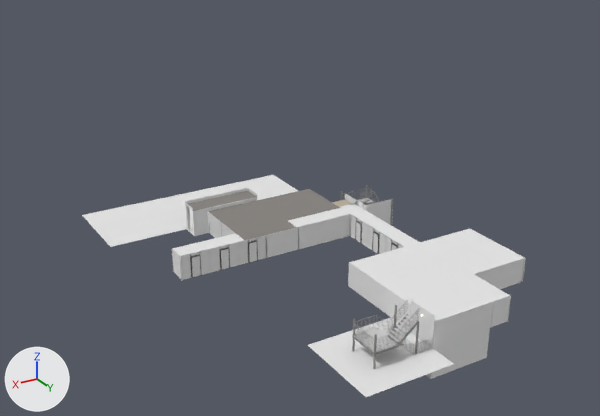
What one commit did to the glTF model build/floor_1.glb.
One viewpoint serves both versions: a camera (50 mm lens) standing at (51.0, 41.9, 35.4) and looking at (16.0, -16.3, 6.3). Every picture has the same lights, and +X, +Y and +Z are marked at lower left. The first picture is the older version. Where no turn or scale is listed for an object, it has been applied to the vertices.

The older version as bpy lines, for what is in view:
```python
me_bstair_walls = bpy.data.meshes.new('BStair_walls')
me_bstair_walls.from_pydata(...)  # 45 vertices, 34 faces; spans x 7.86..13.74, y -2.84..-0.06, z -2.9..0.0
# faces by material slot: [16, 16, 2]
me_bstair_walls.materials.append(mat_m_walldamp)  # white #e7e7e7
me_bstair_walls.materials.append(mat_m_baseboard)  # dark grey #353535
me_bstair_walls.materials.append(mat_m_paintwall)  # light grey #c8c8c5
me_northstair_rail = bpy.data.meshes.new('NorthStair_rail')
me_northstair_rail.from_pydata(...)  # 1400 vertices, 1408 faces; spans x 13.84..19.39, y -2.89..-0.01, z 0.04..4.04
me_northstair_rail.materials.append(mat_m_rail)  # grey #a2a2a0
me_wall_030 = bpy.data.meshes.new('Wall_030')
me_wall_030.from_pydata(...)  # 15 vertices, 10 faces; spans x 13.73..13.86, y -2.9..0.0, z 0.0..2.9
# faces by material slot: [2, 4, 4]
me_wall_030.materials.append(mat_m_extwall)  # white #e7e7e7
me_wall_030.materials.append(mat_m_wall)  # white #e7e7e7
me_wall_030.materials.append(mat_m_baseboard)  # dark grey #353535
ob_bstair_walls = bpy.data.objects.new('BStair_walls', me_bstair_walls)
ob_bstair_walls.location = (0.0, 0.0, 0.0)
ob_northstair_rail = bpy.data.objects.new('NorthStair_rail', me_northstair_rail)
ob_northstair_rail.location = (0.0, 0.0, 0.0)
ob_wall_030 = bpy.data.objects.new('Wall_030', me_wall_030)
ob_wall_030.location = (0.0, 0.0, 0.0)
# also in view: 'Wall_059' at (13.9, -11.6, 1.5); 'Wall_018' at (10.8, -20.3, 1.2); 'Wall_056' at (9.9, 0.0, 1.2); 'NorthGround' at (17.9, -1.5, 0.0); 'NorthStair_deck' at (17.4, -1.5, 1.3)
```
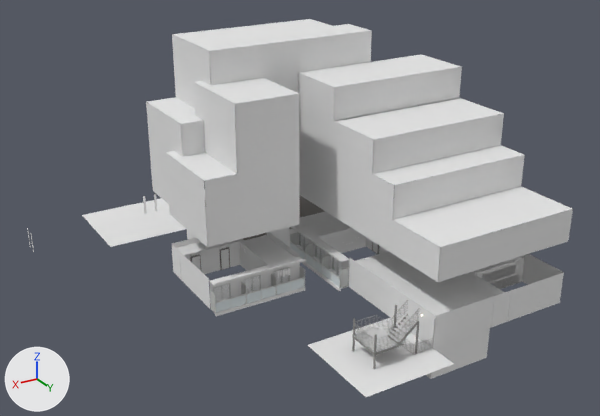
Changed parts and their boxes (x1, y1, x2, y2) in the pictures (600 x 416 px):
'Massing', added
    after: (146, 19, 573, 348)
'J2_roomwall', added
    after: (206, 204, 412, 271)
'Bal_floor', added
    after: (210, 225, 349, 316)
'Bal_rail', added
    after: (215, 241, 340, 312)
'J0_winsash', added
    after: (213, 234, 342, 302)
'Bal_facade', added
    after: (210, 233, 349, 298)
'Bal_part', added
    after: (210, 232, 349, 313)
'J2_furn', added (mostly hidden)
    after: (240, 237, 519, 289)
'J2_winframe', added (mostly hidden)
    after: (213, 233, 333, 298)
'WinSash_109', added
    after: (282, 268, 289, 283)
'Bal_ac', added
    after: (220, 245, 336, 302)
'Ceiling', unchanged, covered by the edit
    before: (173, 189, 525, 321)
    after: (177, 195, 525, 317)
'Wall_056', unchanged, covered by the edit
    before: (433, 296, 511, 348)
'Wall_059', unchanged, covered by the edit
    before: (348, 262, 412, 330)

Edits to the bpy script that builds the scene:
```text
Add ob_winsash_109:
    ob_winsash_109 = bpy.data.objects.new('WinSash_109', me_winsash_109)  # 28 vertices, 50 faces; spans x 18.32..19.12, y -14.34..-14.3, z 0.04..1.96; in mat_mx_alu (grey #adafad), mat_mx_winglass (light grey #c4ced4)
    ob_winsash_109.location = (0.0, 0.0, 0.0)
Add ob_massing:
    ob_massing = bpy.data.objects.new('Massing', me_massing)  # 489 vertices, 392 faces; spans x 0.0..26.0, y -28.1..0.0, z 0.0..20.3; in mat_mx_mass (white #e7e7e7)
    ob_massing.location = (0.0, 0.0, 0.0)
Add ob_j2_winframe:
    ob_j2_winframe = bpy.data.objects.new('J2_winframe', me_win_101_frame)  # 216 vertices, 432 faces; spans x -0.1..25.7, y -20.0..-12.6, z 0.0..2.0; in mat_mr_alu (grey #adafad)
    ob_j2_winframe.location = (0.0, 0.0, 0.0)
Add ob_j2_roomwall:
    ob_j2_roomwall = bpy.data.objects.new('J2_roomwall', me_room_103_shell)  # 246 vertices, 228 faces; spans x 0.1..21.9, y -28.0..-14.4, z 0.0..2.4; in mat_mr_wall (white #e7e7e7), mat_mr_base (grey #95918e), mat_mr_ceil (white #e7e7e7), mat_mr_genkan (white #e7e7e7), mat_mr_floor (white #e7e7e7), mat_mr_deskwood (white #e7e7e7), mat_mr_floorz (white #e7e7e7), mat_mr_officeceil (white #e7e7e7), mat_mr_officefloor (white #e7e7e7)
    ob_j2_roomwall.location = (0.0, 0.0, 0.0)
Add ob_j2_furn:
    ob_j2_furn = bpy.data.objects.new('J2_furn', me_room_103_furn)  # 4996 vertices, 6242 faces; spans x 0.1..21.9, y -28.0..-4.4, z 0.0..2.4; in mat_mr_palgloss (white #ffffff), mat_mr_appl (white #ffffff), mat_mr_pal (white #ffffff), mat_mr_mirror (white #f3f3f3), mat_mr_deskwood (white #e7e7e7), mat_mr_wall (white #e7e7e7), mat_mr_woodlight (white #e7e7e7), mat_mr_metal (light grey #cececd), mat_mr_print (white #ffffff)
    ob_j2_furn.location = (0.0, 0.0, 0.0)
Add ob_j0_winsash:
    ob_j0_winsash = bpy.data.objects.new('J0_winsash', me_winfix_101)  # 156 vertices, 234 faces; spans x 0.0..25.7, y -20.0..-12.7, z 0.0..2.0; in mat_mx_alu (grey #adafad), mat_mx_winglass (light grey #c4ced4)
    ob_j0_winsash.location = (0.0, 0.0, 0.0)
Add ob_bal_rail:
    ob_bal_rail = bpy.data.objects.new('Bal_rail', me_bal_rail)  # 424 vertices, 636 faces; spans x -1.0..26.0, y -20.3..-11.6, z 0.1..2.7; in mat_mr_frost (white #dfe8eb), mat_mr_rail (white #e5e5e2), mat_mr_pal (white #ffffff)
    ob_bal_rail.location = (0.0, 0.0, 0.0)
Add ob_bal_part:
    ob_bal_part = bpy.data.objects.new('Bal_part', me_bal_part)  # 192 vertices, 288 faces; spans x -1.0..26.0, y -20.3..-11.6, z 0.0..1.9; in mat_mr_partition (light grey #c4c5c4), mat_mr_rail (white #e5e5e2)
    ob_bal_part.location = (0.0, 0.0, 0.0)
Add ob_bal_floor:
    ob_bal_floor = bpy.data.objects.new('Bal_floor', me_bal_floor)  # 108 vertices, 132 faces; spans x -1.0..26.0, y -20.3..-11.6, z -0.2..2.9; in mat_mr_balfloor (white #e7e7e7), mat_mr_concrete (white #e7e7e7)
    ob_bal_floor.location = (0.0, 0.0, 0.0)
Add ob_bal_facade:
    ob_bal_facade = bpy.data.objects.new('Bal_facade', me_bal_facade)  # 78 vertices, 54 faces; spans x -0.1..26.0, y -20.3..-11.6, z 0.0..2.7; in mat_mr_facade (white #e7e7e7)
    ob_bal_facade.location = (0.0, 0.0, 0.0)
Add ob_bal_ac:
    ob_bal_ac = bpy.data.objects.new('Bal_ac', me_bal_ac)  # 108 vertices, 108 faces; spans x -0.9..25.8, y -20.2..-11.7, z 0.0..0.6; in mat_mr_pal (white #ffffff), mat_mr_appl (white #ffffff)
    ob_bal_ac.location = (0.0, 0.0, 0.0)
```
